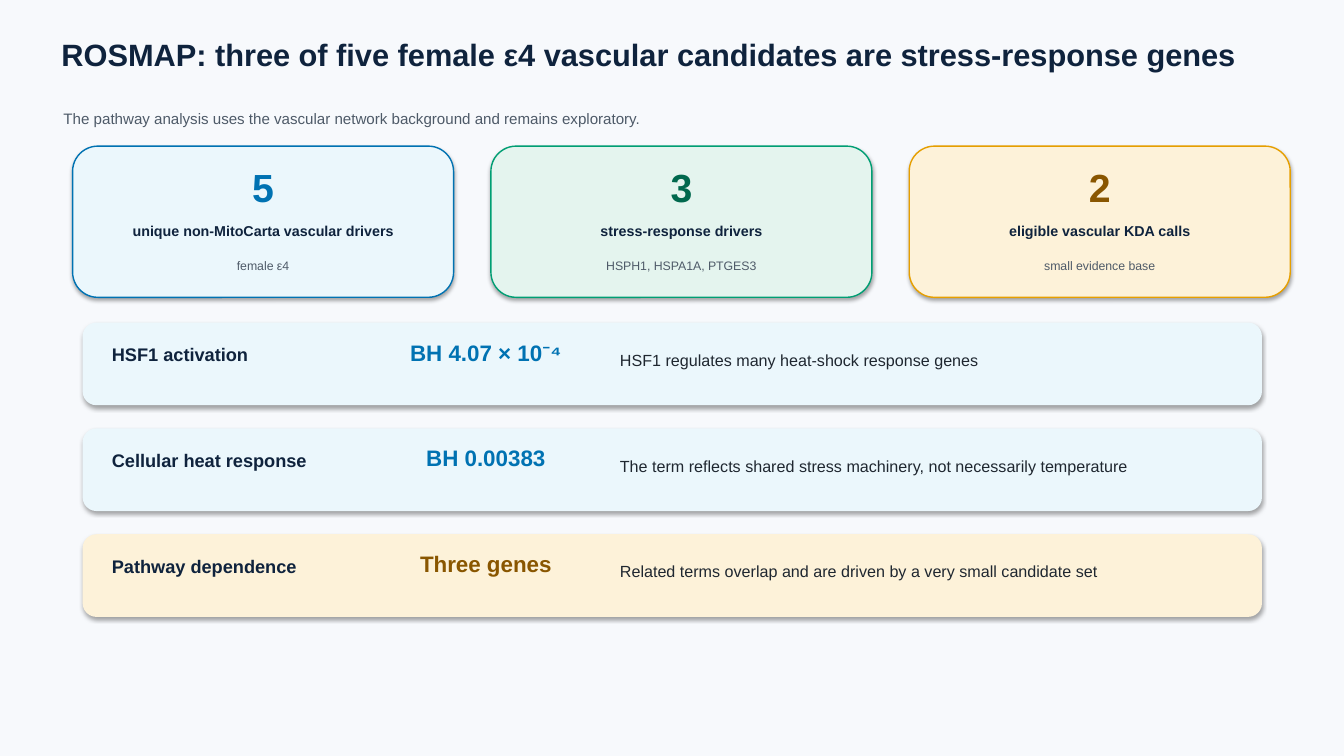
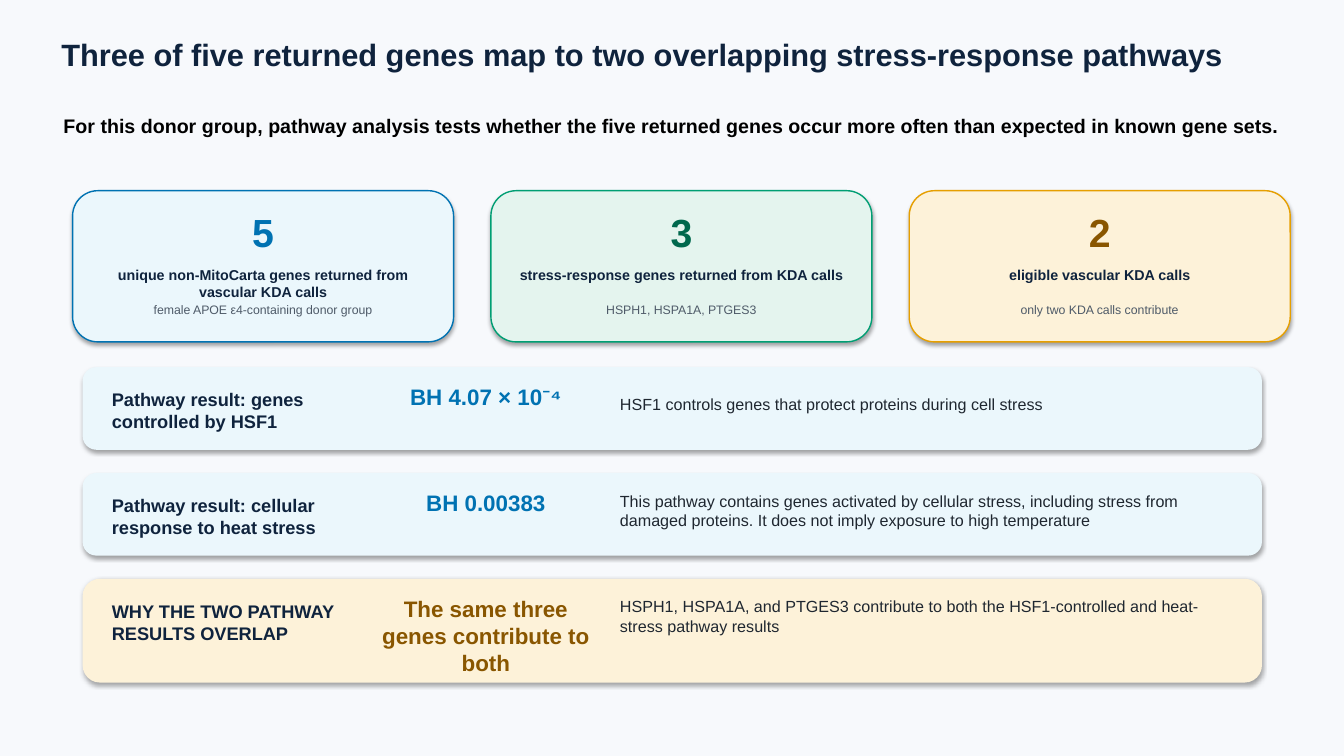
Before and after one commit to ericzhuang2010/alzheimer, a slide deck: slide 151 of docs/presentations/09162026/09162026_sex_apoe_kda_fine_broad.pptx (slide 146 before the commit). Drawn at 1344x756 pixels with LibreOffice and Linux fonts; fonts in the diff are those of the drawing. Boxes give left, top, right and bottom in pixels: in the first picture for what was removed or moved away, otherwise in the second. Text is boxed around its words. In the diff, an @@ line names an element or a change of style, - is before the commit and + after.

```diff
--- a/docs/presentations/09162026/09162026_sex_apoe_kda_fine_broad.pptx
+++ b/docs/presentations/09162026/09162026_sex_apoe_kda_fine_broad.pptx
@@ text at (61,43,1222,71): text changed @@
-ROSMAP: three of five female ε4 vascular candidates are stress-response genes
+Three of five returned genes map to two overlapping stress-response pathways
@@ text at (63,118,1278,137): text changed; size 10.8 to 14 pt; text colour #4E5A68 to #000000; bold on @@
-The pathway analysis uses the vascular network background and remains exploratory.
+For this donor group, pathway analysis tests whether the five returned genes occur more often than expected in known gene sets.
@@ text at (118,269,408,297): text changed @@
-unique non-MitoCarta vascular drivers
+unique non-MitoCarta genes returned from vascular KDA calls
@@ text at (520,269,843,283): text changed @@
-stress-response drivers
+stress-response genes returned from KDA calls
@@ text at (154,305,372,317): text changed @@
-female ε4
+female APOE ε4-containing donor group
@@ text at (1021,305,1179,317): text changed @@
-small evidence base
+only two KDA calls contribute
@@ text at (112,392,303,432): text changed @@
-HSF1 activation
+Pathway result: genes controlled by HSF1
@@ text at (620,398,1043,414): text changed @@
-HSF1 regulates many heat-shock response genes
+HSF1 controls genes that protect proteins during cell stress
@@ 7 texts, 5 rounded rectangles: place and size @@
-7 texts, 5 rounded rectangles at (73,146,1291,511)
+7 texts, 5 rounded rectangles at (73,191,1291,556)
@@ text at (112,498,316,538): text changed @@
-Cellular heat response
+Pathway result: cellular response to heat stress
@@ text at (620,495,1178,530): text changed @@
-The term reflects shared stress machinery, not necessarily temperature
+This pathway contains genes activated by cellular stress, including stress from damaged proteins. It does not imply exposure to high temperature
@@ rounded rectangle: place and size @@
-rounded rectangle at (83,534,1262,617)
+rounded rectangle at (83,579,1262,683)
@@ text at (112,605,334,640): text changed @@
-Pathway dependence
+WHY THE TWO PATHWAY RESULTS OVERLAP
@@ text at (382,600,589,671): text changed @@
-Three genes
+The same three genes contribute to both
@@ text at (620,600,1199,636): text changed @@
-Related terms overlap and are driven by a very small candidate set
+HSPH1, HSPA1A, and PTGES3 contribute to both the HSF1-controlled and heat-stress pathway results
```
Also in this commit, not shown: 78 other slides changed, 7 slides added, 8 slides removed, 43 other files.
